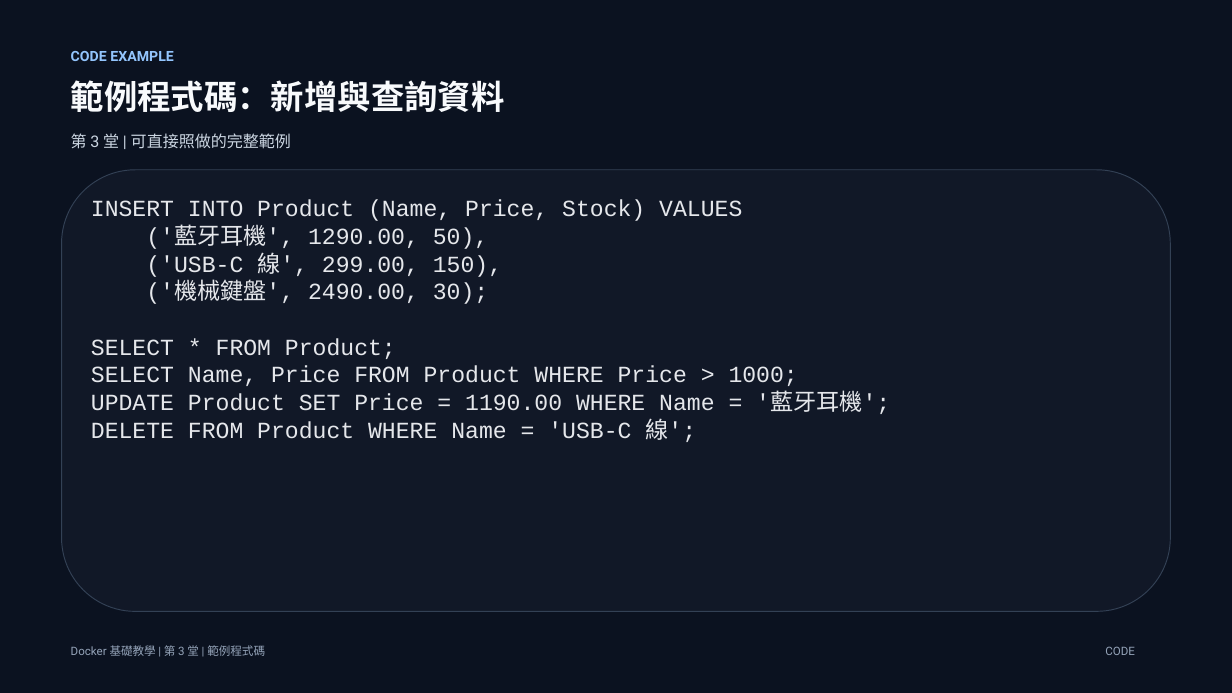
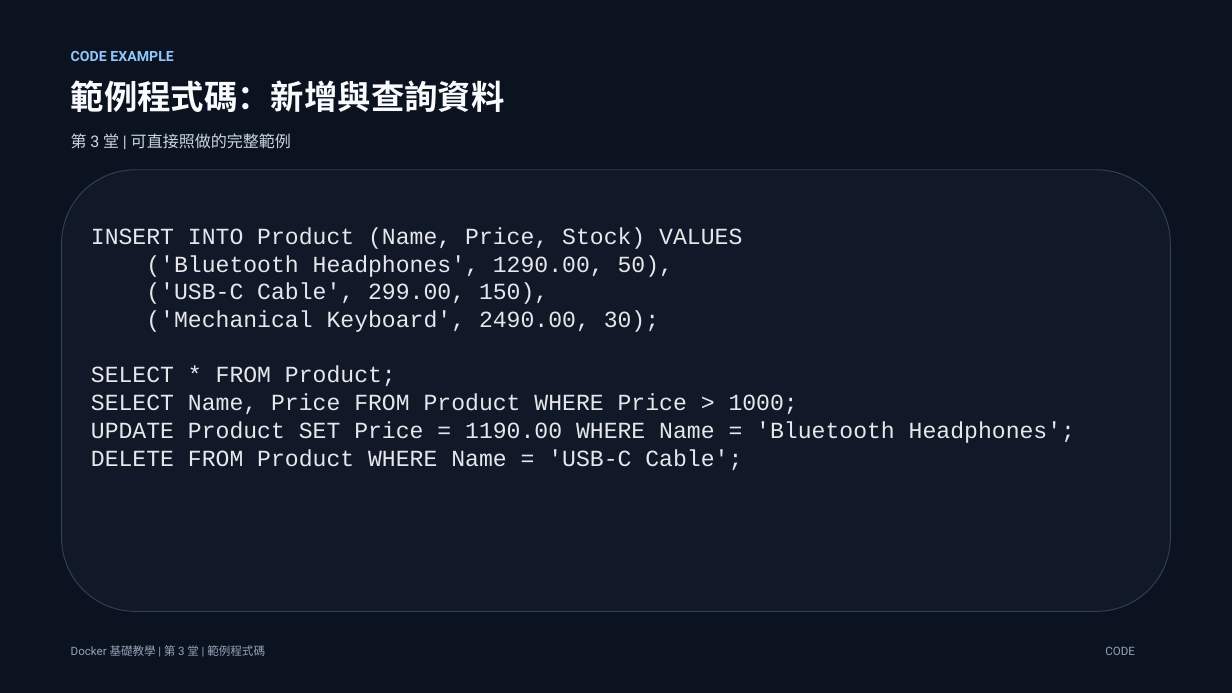
Before and after one commit to lalalalaluk/docker-practice, a slide deck: slide 12 of slides/docker-session3-mysql-compose.pptx (slide 11 before the commit). Drawn at 1232x693 pixels with LibreOffice and Linux fonts; fonts in the diff are those of the drawing. Boxes give left, top, right and bottom in pixels: in the first picture for what was removed or moved away, otherwise in the second. Text is boxed around its words. In the diff, an @@ line names an element or a change of style, - is before the commit and + after.

```diff
--- a/slides/docker-session3-mysql-compose.pptx
+++ b/slides/docker-session3-mysql-compose.pptx
@@ text at box(146, 255, 673, 332): text changed @@
-('藍牙耳機', 1290.00, 50),
-('USB-C 線', 299.00, 150),
-('機械鍵盤', 2490.00, 30);
+('Bluetooth Headphones', 1290.00, 50),
+('USB-C Cable', 299.00, 150),
+('Mechanical Keyboard', 2490.00, 30);
@@ text at box(91, 421, 1075, 470): text changed @@
-UPDATE Product SET Price = 1190.00 WHERE Name = '藍牙耳機';
-DELETE FROM Product WHERE Name = 'USB-C 線';
+UPDATE Product SET Price = 1190.00 WHERE Name = 'Bluetooth Headphones';
+DELETE FROM Product WHERE Name = 'USB-C Cable';
```
Also in this commit, not shown: 13 other slides changed, 2 slides added, 27 slides removed.
